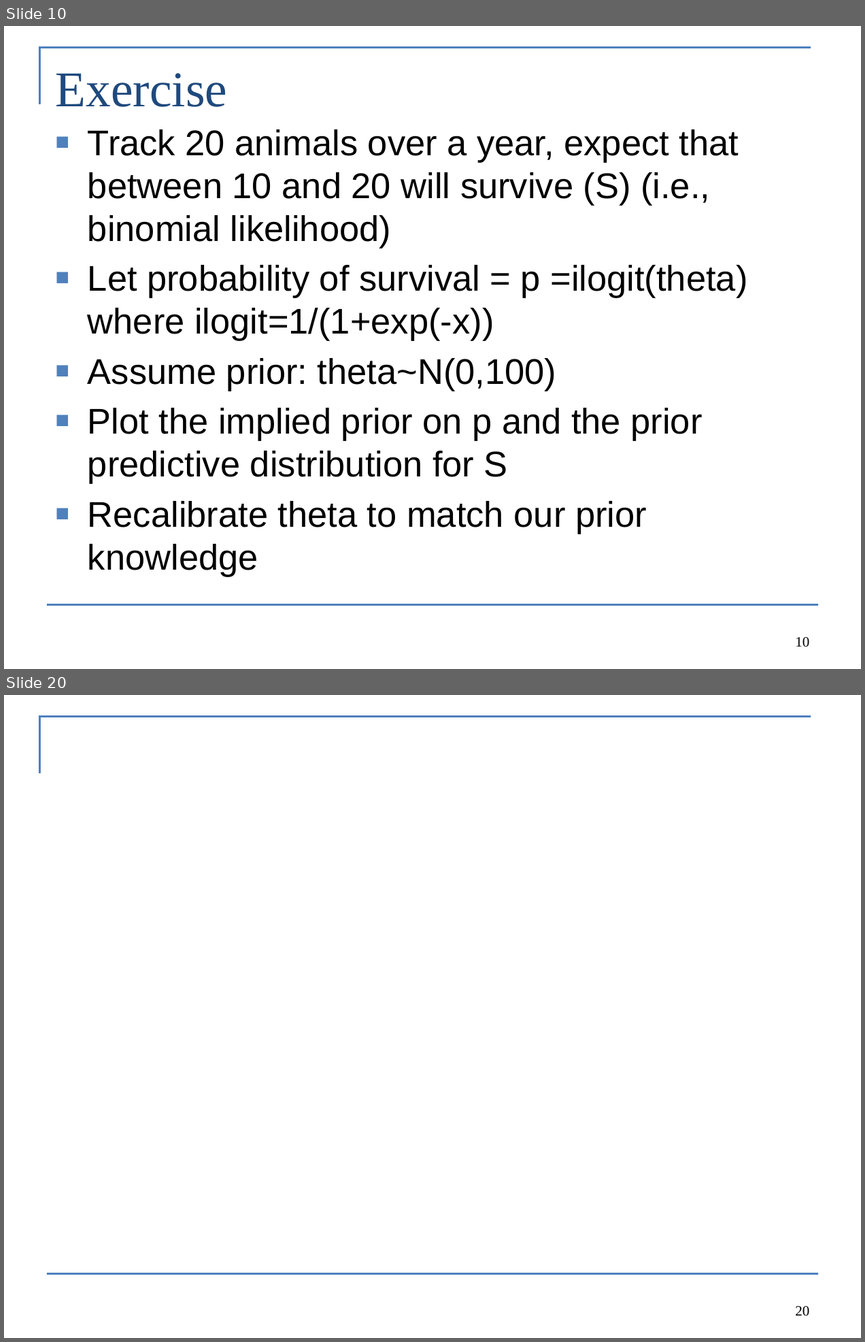
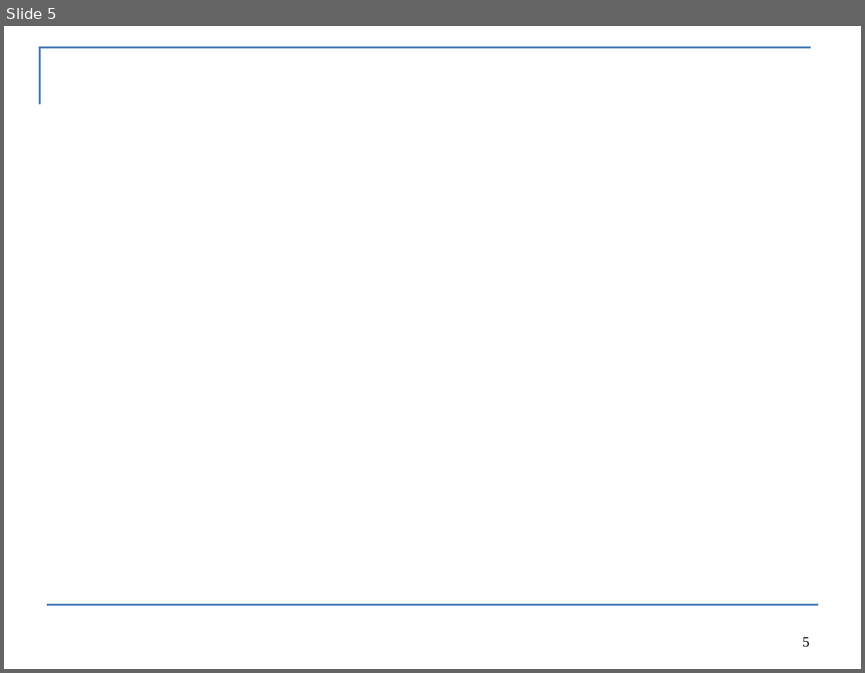
Before and after one commit to colemonnahan/bayes_workshop, a slide deck: dia3/lab3_selection.pptx. Shown one above the other, each under a label of ours: slides 10 and 20 before the commit, slide 5 after it; the slides between them are not shown. The pictures are 865x1342 and 865x673 pixels, drawn with LibreOffice and Linux fonts; fonts in the diff are those of the drawing. Boxes give left, top, right and bottom in pixels: in the first picture for what was removed or moved away, otherwise in the second. Text is boxed around its words. In the diff, an @@ line names an element or a change of style, - is before the commit and + after.

```diff
--- a/dia3/lab3_selection.pptx
+++ b/dia3/lab3_selection.pptx
@@ slide 10 removed at (4,26,861,669), background #FFFFFF; not listed: 2 template elements that a slide beside it also shows @@
@@ title removed at (56,73,228,107) @@
-Exercise
@@ text removed at (88,129,747,577) @@
-■ Track 20 animals over a year, expect that between 10 and 20 will survive (S) (i.e., binomial likelihood)
-■ Let probability of survival = p =ilogit(theta) where ilogit=1/(1+exp(-x))
-■ Assume prior: theta~N(0,100)
-■ Plot the implied prior on p and the prior predictive distribution for S
-■ Recalibrate theta to match our prior knowledge
@@ page number removed at (795,637,809,646) @@
-10
@@ what was slide 20 is now slide 5 @@
@@ page number at (802,637,809,647): text changed @@
-20
+5
```
Also in this commit, not shown: 2 slides changed, 4 slides added, 16 other slides removed, 4 other files.
